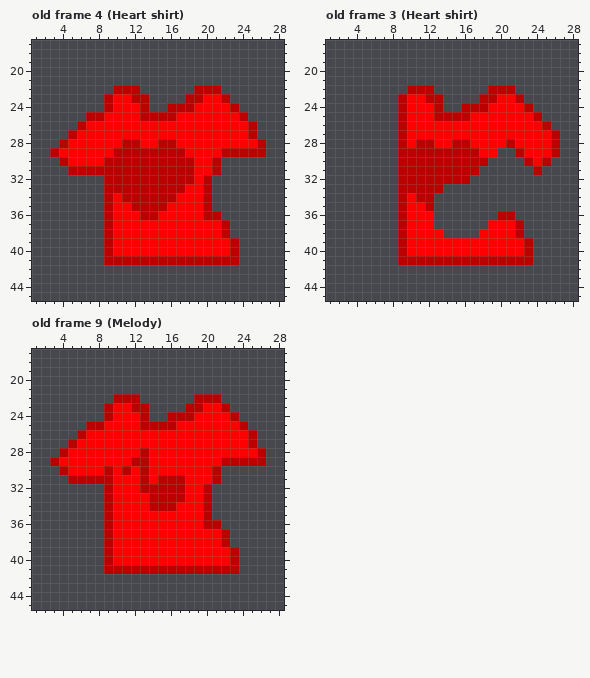
Pixel-art file: Assets/Resources/Clothes/Torso Left.aseprite. This is how it looked before the edit.
32x64 pixels, 45 frames. Shown: old frame 4 (Heart shirt): x 1..28, y 17..45; old frame 3 (Heart shirt): x 1..28, y 17..45; old frame 9 (Melody): x 1..28, y 17..45. The commit also changed other frames, which this record leaves out.
Now the later version:
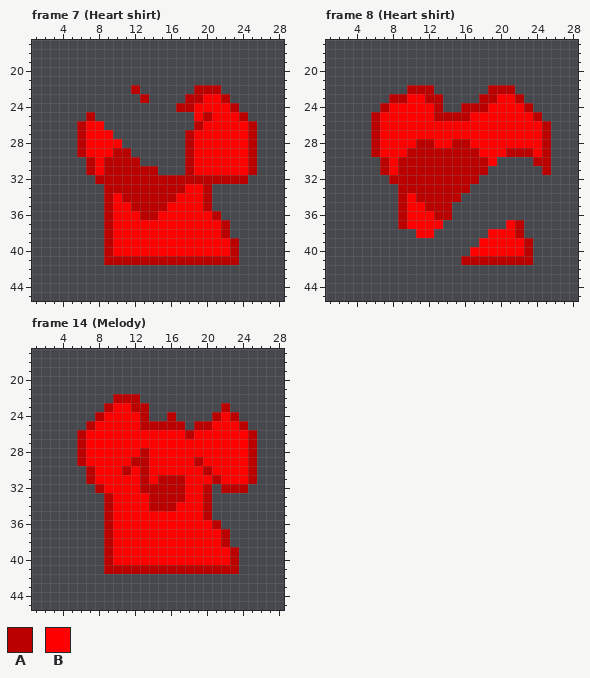
Palette (. is transparent): A #bb0000  B #ff0000
A new or re-ordered frame is compared with the old frame closest to it.
Change:
frames 45 -> 72
Frame 7 (Heart shirt) is new; against old frame 4 (Heart shirt), layer "Layer 3":
Colour A now appears in rows 30 to 31 at x 25; in row 32 at x 8 and 21 to 24.
The author changed colour B to colour A in row 25 at x 20; in row 26 at x 19; in row 27 at x 6 and 18; in row 28 at x 6, 18 and 25; in row 29 at x 6 and 18; in row 30 at x 7.
The author changed colour B to colour A in row 32 at x 19.
Colour B now appears in rows 30 to 31 at x 22 to 24.
The author changed colour A to colour B in row 29 at x 22 to 24; in row 30 at x 21; in row 31 at x 8 and 21; in row 36 at x 20.
Colour A is gone in row 22 at x 10 to 11; in row 23 at x 9 and 12; in row 24 at x 9, 13 and 16; in row 25 at x 8 and 13 to 16; in row 27 at x 5; in row 28 at x 4, 11 to 12, 15 to 16 and 26.
Colour A is gone in row 29 at x 3, 12 to 17 and 26; in row 30 at x 4 and 13 to 17; in row 31 at x 5 to 6 and 15 to 17.
Colour B is gone in row 23 at x 10 to 11; in row 24 at x 10 to 12; in row 25 at x 9 to 12 and 17 to 18; in row 26 at x 9 to 18; in row 27 at x 10 to 17; in row 28 at x 5, 13 to 14 and 17.
Colour B is gone in row 29 at x 4 to 5; in row 30 at x 5 to 6.
Frame 8 (Heart shirt) is new; against old frame 3 (Heart shirt), layer "Layer 3":
Colour A now appears in row 23 at x 8; in row 24 at x 7; in rows 25 to 28 at x 6; in row 29 at x 6 and 21; in row 30 at x 7; in row 31 at x 7, 18 and 25.
Colour A now appears in row 32 at x 8 and 17; in row 33 at x 14 to 16; in row 34 at x 13 to 15; in rows 35 to 36 at x 13 to 14.
The author changed colour B to colour A in rows 27 to 28 at x 25; in row 29 at x 23 and 25; in row 30 at x 24.
Colour B now appears in row 24 at x 8; in rows 25 to 28 at x 7 to 8; in row 29 at x 7 to 8 and 20; in row 30 at x 8 and 19; in row 31 at x 8; in row 37 at x 13.
The author changed colour A to colour B in rows 24 to 27 at x 9; in row 28 at x 9 and 21; in row 29 at x 9.
Colour A is gone in rows 27 to 29 at x 26; in row 30 at x 23; in row 31 at x 24; in row 36 at x 20 to 21; in rows 38 to 40 at x 9; in row 41 at x 9 to 15.
Colour B is gone in row 37 at x 19 to 20; in row 38 at x 10, 13 and 18; in row 39 at x 10 to 17; in row 40 at x 10 to 16.
Frame 14 (Melody) is new; against old frame 9 (Melody), layer "Layer 3":
Colour A now appears in row 24 at x 8; in rows 30 to 31 at x 25; in row 32 at x 8 and 22 to 24.
The author changed colour B to colour A in row 24 at x 21; in row 25 at x 17 and 19 to 20; in row 26 at x 18; in row 27 at x 6; in row 28 at x 6 and 25; in row 29 at x 6 and 19.
The author changed colour B to colour A in row 30 at x 7 and 20.
Colour B now appears in rows 30 to 31 at x 22 to 24.
The author changed colour A to colour B in row 24 at x 9; in row 25 at x 8; in row 29 at x 22 to 24; in row 30 at x 9 and 21; in row 31 at x 8 to 9; in row 32 at x 9.
The author changed colour A to colour B in row 36 at x 20.
Colour A is gone in row 22 at x 19 to 21; in row 23 at x 18 to 19; in row 24 at x 17 to 18; in row 27 at x 5; in row 28 at x 4 and 26; in row 29 at x 3 and 26.
Colour A is gone in row 30 at x 4; in row 31 at x 5 to 6.
Colour B is gone in row 23 at x 20 to 21; in row 24 at x 19 to 20; in row 25 at x 18; in row 28 at x 5; in row 29 at x 4 to 5; in row 30 at x 5 to 6.
Pixel boxes of the changes (left, top, right, bottom) in both pictures:
changed: (50, 85, 266, 220)
changed: (371, 94, 560, 265)
changed: (176, 394, 266, 529)
changed: (50, 412, 113, 493)
